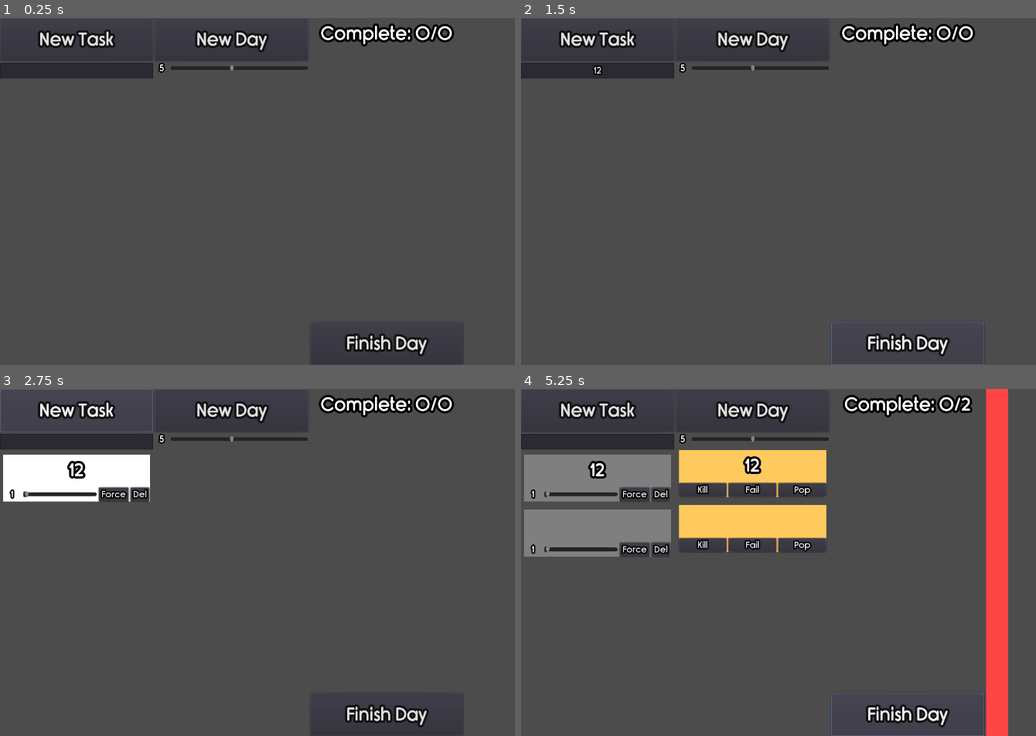
Above: before the commit, frames 1-4 (two rows, left to right).
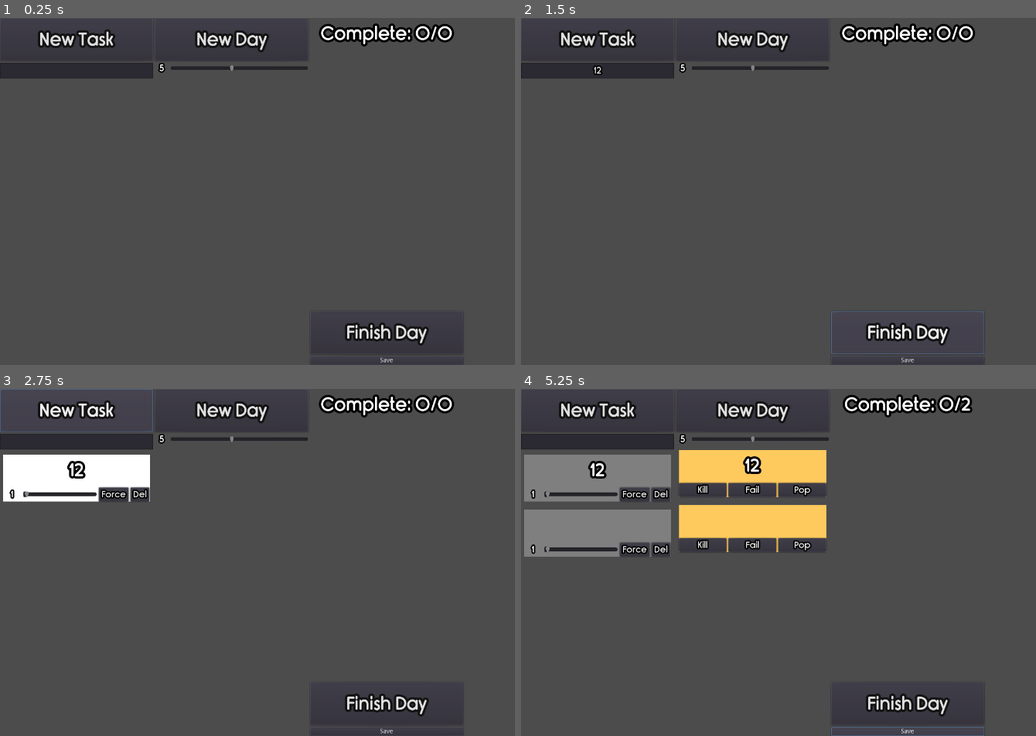
Above: after the commit, the same moments.

Repository: Tzeryushi/Daily-Driving
Game: Godot game, scene res://MainBlock.tscn
Same seed, same stepped clock (60 frames per second), same inputs: the game is played once before the commit and once after it.
Inputs (mouse positions are in pixels of both pictures, inside the frame that each line leads up to):
- Up to frame 1 (0.25 s): no input
- Up to frame 2 (1.5 s): click (598, 70) at 0.52 s; type "12" at 0.6 s; click "Finish Day" at 1.25 s
- Up to frame 3 (2.75 s): click "New Task" at 2 s
- Up to frame 4 (5.25 s): click "New Task" at 2.75 s; click "New Day" at 3.5 s; click "New Day" at 4.25 s; click (907, 732) at 5 s, where only the run after the commit has a clickable "Save"

The runs differ from the first frame. In frame 1, 1.0% of the frame differs, in the area x 60-84%, y 87-100%; in frame 2, 1.3%; in frame 3, 1.0%; in frame 4, 5.6%, in the area x 60-95%, y 0-100%.
Error in both runs: Division By Zero in operator '/'. (res://PoppedTaskContainer.gd:21)

Commit message:
Save output systems

Diff:
--- a/Calendar.gd
+++ b/Calendar.gd
@@ -1,3 +1,4 @@
+class_name CalendarContainer
 extends ScrollContainer
 
 onready var pool = $CompleteContainer
@@ -20,7 +21,11 @@
 #	else:
 #		new_day.color = complete_color
 
-
+func readout() -> String:
+	var output = ""
+	for i in pool.get_children():
+		output += output
+	return output
 
 func _on_PoppedTaskContainer_end_day(percentage):
 	add_day(percentage)
--- /dev/null
+++ b/CalendarResource.gd
@@ -0,0 +1,7 @@
+class_name SaveCalendar
+extends Resource
+
+var days_list = []
+
+func add_day(percent:float) -> void:
+	days_list.append(percent)
--- a/CalendarSegment.gd
+++ b/CalendarSegment.gd
@@ -1,3 +1,4 @@
+class_name CalendarSegment
 extends ColorRect
 
 var percent_fill : float = 0.0
--- a/DailyElement.gd
+++ b/DailyElement.gd
@@ -1,3 +1,4 @@
+class_name DailyElement
 extends Control
 
 onready var element_title = $DailyElementBox/Title
--- a/Element.gd
+++ b/Element.gd
@@ -1,3 +1,4 @@
+class_name Element
 extends Control
 
 onready var element_title = $ElementBox/Title
@@ -8,7 +9,7 @@
 export var force_color : Color = Color(1,1,1,1)
 export var used_color : Color = Color(1,1,1,1)
 
-var daily_node = null
+var daily_node : DailyElement = null
 
 var priority : float = 1.0
 var force : bool = false
--- a/ElementContainer.gd
+++ b/ElementContainer.gd
@@ -1,3 +1,4 @@
+class_name ElementContainer
 extends VBoxContainer
 
 onready var input_field = $NewInput
--- /dev/null
+++ b/ElementResource.gd
@@ -0,0 +1,12 @@
+class_name SaveElement
+extends Resource
+
+var elements := {}
+
+func add_element(node:Element) -> void:
+	if node.daily_node != null:
+		elements[node.element_title.text] = {"priority":node.priority, "force":node.force,
+		"daily":(node.daily_node!=null), "popped":(node.daily_node.popped)}
+	else:
+		elements[node.element_title.text] = {"priority":node.priority, "force":node.force,
+		"daily":(node.daily_node!=null), "popped":false}
--- /dev/null
+++ b/Main.gd
@@ -0,0 +1,37 @@
+extends Control
+
+const SAVE_PATH := "res://save.json"
+
+onready var element_container = $HBoxContainer/ElementContainer
+onready var calendar_container = $HBoxContainer/Calendar
+
+var element_list: Resource = SaveElement.new()
+var calendar_list: Resource = SaveCalendar.new()
+
+var _file := File.new()
+
+func populate() -> void:
+	for i in element_container.pool.get_children():
+		element_list.add_element(i)
+	for i in calendar_container.pool.get_children():
+		calendar_list.add_day(i.percent_fill)
+
+func save_state() -> void:
+	var error := _file.open(SAVE_PATH, File.WRITE)
+	if error != OK:
+		printerr("Could not open %s. Error code %s" % [SAVE_PATH, error])
+		return
+
+	populate()
+	var data := {
+		"elements": element_list.elements,
+		"calendar": calendar_list.days_list
+	}
+
+	var json_string = JSON.print(data)
+	_file.store_string(json_string)
+	_file.close()
+
+
+func _on_Save_pressed():
+	save_state()
--- a/MainBlock.tscn
+++ b/MainBlock.tscn
@@ -10,10 +10,12 @@
 [ext_resource path="res://PoppedTaskContainer.gd" type="Script" id=8]
 [ext_resource path="res://CalendarSegment.tscn" type="PackedScene" id=9]
 [ext_resource path="res://Calendar.gd" type="Script" id=10]
+[ext_resource path="res://Main.gd" type="Script" id=11]
 
 [node name="Control" type="Control"]
 anchor_right = 1.0
 anchor_bottom = 1.0
+script = ExtResource( 11 )
 
 [node name="HBoxContainer" type="HBoxContainer" parent="."]
 anchor_right = 1.0
@@ -131,22 +133,28 @@
 [node name="PoppedTasks" type="ScrollContainer" parent="HBoxContainer/PoppedTaskContainer"]
 margin_top = 73.0
 margin_right = 338.0
-margin_bottom = 669.0
+margin_bottom = 645.0
 size_flags_horizontal = 3
 size_flags_vertical = 3
 
 [node name="VBoxContainer" type="VBoxContainer" parent="HBoxContainer/PoppedTaskContainer/PoppedTasks"]
 margin_right = 338.0
-margin_bottom = 596.0
+margin_bottom = 572.0
 size_flags_horizontal = 3
 size_flags_vertical = 3
 
 [node name="EndDay" type="Button" parent="HBoxContainer/PoppedTaskContainer"]
-margin_top = 673.0
+margin_top = 649.0
+margin_right = 338.0
+margin_bottom = 744.0
+theme = ExtResource( 1 )
+text = "Finish Day"
+
+[node name="Save" type="Button" parent="HBoxContainer/PoppedTaskContainer"]
+margin_top = 748.0
 margin_right = 338.0
 margin_bottom = 768.0
-theme = ExtResource( 1 )
-text = "Finish Day"
+text = "Save"
 
 [node name="Calendar" type="ScrollContainer" parent="HBoxContainer"]
 margin_left = 1027.0
@@ -176,3 +184,4 @@
 [connection signal="value_changed" from="HBoxContainer/DailyTaskContainer/HBoxContainer/TaskNumber" to="HBoxContainer/DailyTaskContainer" method="_on_TaskNumber_value_changed"]
 [connection signal="end_day" from="HBoxContainer/PoppedTaskContainer" to="HBoxContainer/Calendar" method="_on_PoppedTaskContainer_end_day"]
 [connection signal="pressed" from="HBoxContainer/PoppedTaskContainer/EndDay" to="HBoxContainer/PoppedTaskContainer" method="_on_EndDay_pressed"]
+[connection signal="pressed" from="HBoxContainer/PoppedTaskContainer/Save" to="." method="_on_Save_pressed"]
--- a/project.godot
+++ b/project.godot
@@ -7,6 +7,52 @@
 ;   param=value ; assign values to parameters
 
 config_version=4
+
+_global_script_classes=[ {
+"base": "ScrollContainer",
+"class": "CalendarContainer",
+"language": "GDScript",
+"path": "res://Calendar.gd"
+}, {
+"base": "ColorRect",
+"class": "CalendarSegment",
+"language": "GDScript",
+"path": "res://CalendarSegment.gd"
+}, {
+"base": "Control",
+"class": "DailyElement",
+"language": "GDScript",
+"path": "res://DailyElement.gd"
+}, {
+"base": "Control",
+"class": "Element",
+"language": "GDScript",
+"path": "res://Element.gd"
+}, {
+"base": "VBoxContainer",
+"class": "ElementContainer",
+"language": "GDScript",
+"path": "res://ElementContainer.gd"
+}, {
+"base": "Resource",
+"class": "SaveCalendar",
+"language": "GDScript",
+"path": "res://CalendarResource.gd"
+}, {
+"base": "Resource",
+"class": "SaveElement",
+"language": "GDScript",
+"path": "res://ElementResource.gd"
+} ]
+_global_script_class_icons={
+"CalendarContainer": "",
+"CalendarSegment": "",
+"DailyElement": "",
+"Element": "",
+"ElementContainer": "",
+"SaveCalendar": "",
+"SaveElement": ""
+}
 
 [application]
 
--- /dev/null
+++ b/save.json
@@ -0,0 +1 @@
+{"elements":{"1":{"priority":1,"force":true,"daily":true,"popped":false},"2":{"priority":1,"force":false,"daily":false,"popped":false},"3":{"priority":1,"force":false,"daily":false,"popped":false},"4":{"priority":1,"force":false,"daily":true,"popped":true},"5":{"priority":1,"force":false,"daily":true,"popped":true},"6":{"priority":1,"force":false,"daily":true,"popped":false},"7":{"priority":1,"force":false,"daily":true,"popped":false},"8":{"priority":1,"force":false,"daily":true,"popped":false},"9":{"priority":1,"force":false,"daily":false,"popped":false}},"calendar":[0,0.333333,0.833333,0.833333,0.833333,0.833333,0.833333,0.5,0.333333,0.333333]}
Not shown: 1 places in MainBlock.tscn that only renumber resources
